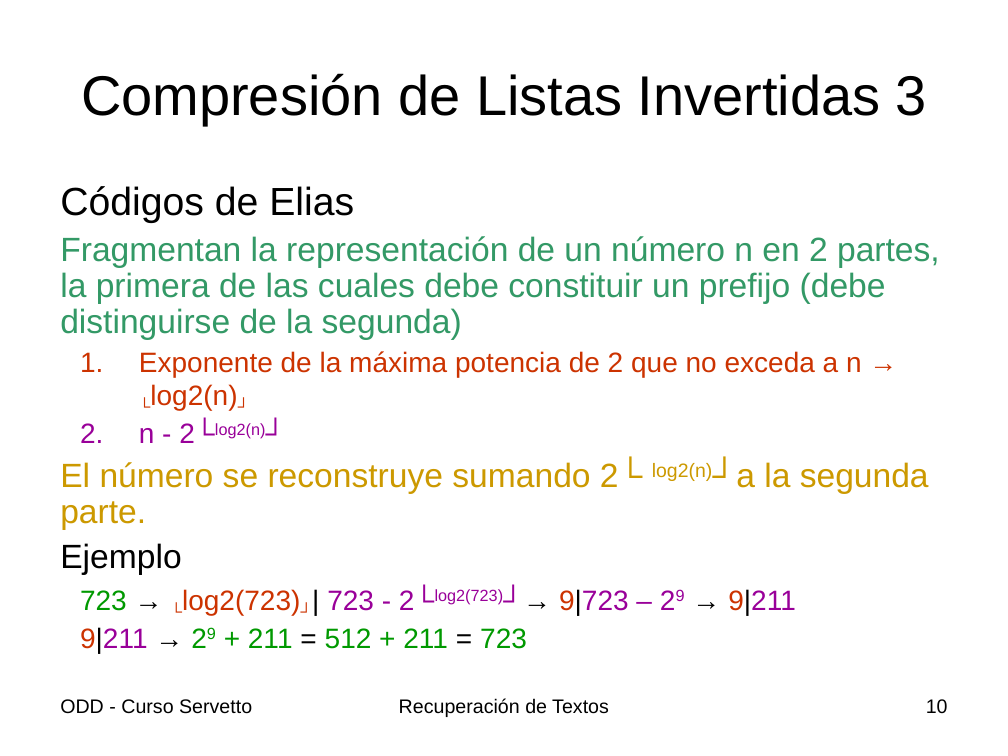
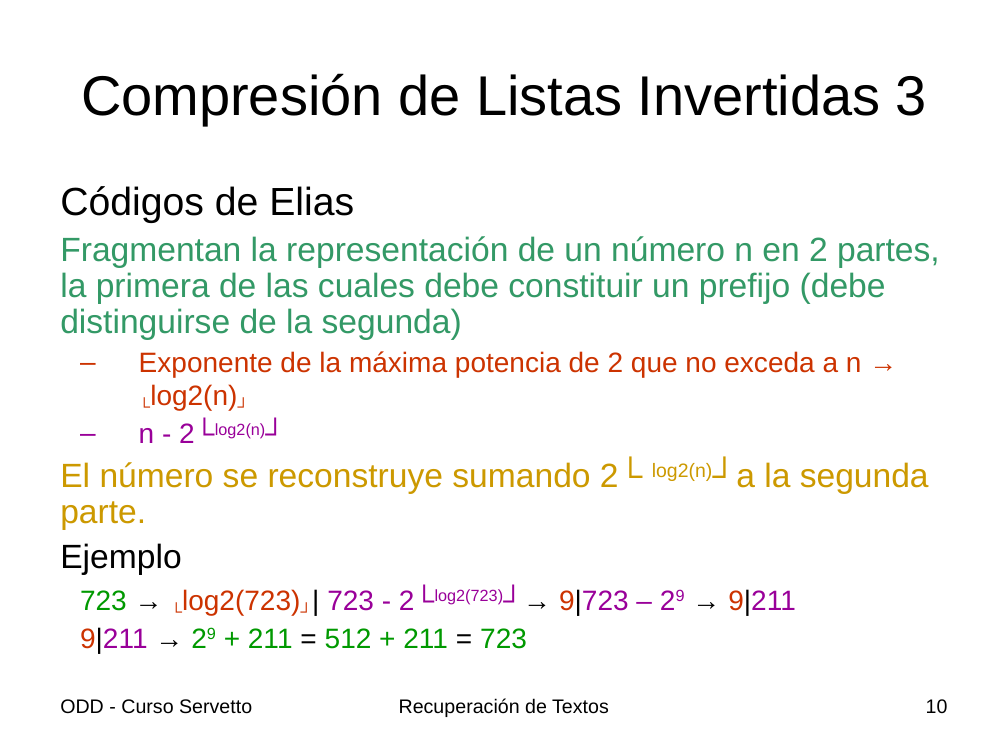
Before and after one commit to lolocripto/ahoradatos, a slide deck: slide 10 of Material_de_estudio/4_Recuperacion de Textos/Clases 7 - Construccion de Indices Invertidos.ppt. Drawn at 1008x756 pixels with LibreOffice and Linux fonts; fonts in the diff are those of the drawing; background and template pictures are left out. Boxes give left, top, right and bottom in pixels: in the first picture for what was removed or moved away, otherwise in the second. Text is boxed around its words. In the diff, an @@ line names an element or a change of style, - is before the commit and + after.

```diff
--- a/Material_de_estudio/4_Recuperacion de Textos/Clases 7 - Construccion de Indices Invertidos.ppt
+++ b/Material_de_estudio/4_Recuperacion de Textos/Clases 7 - Construccion de Indices Invertidos.ppt
@@ text "Códigos de Elias" at bbox=[60, 186, 940, 653]: bullet 1. to – @@
```
Also in this commit, not shown: 7 other slides changed.
